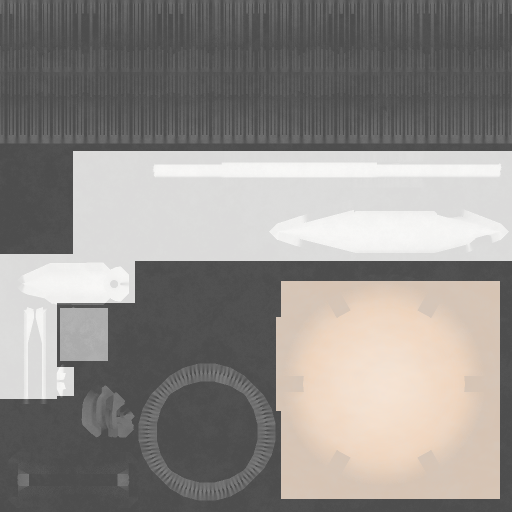
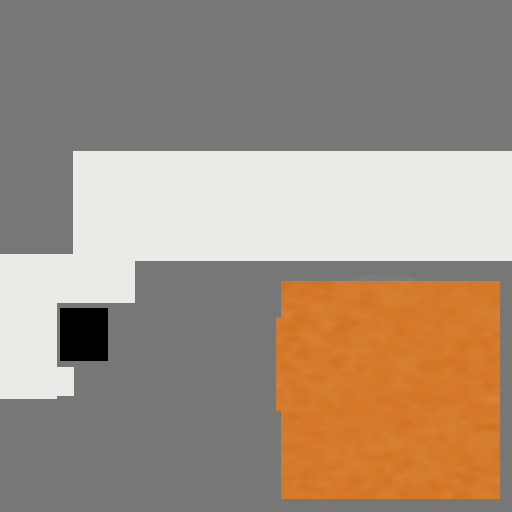
Revision of a layered 512px x 512px image; what changed, layer by layer:
hid "Widoczny", painted on it over [0, 0, 512, 512]
showed "Warstwa", painted on it over [0, 0, 512, 512]
